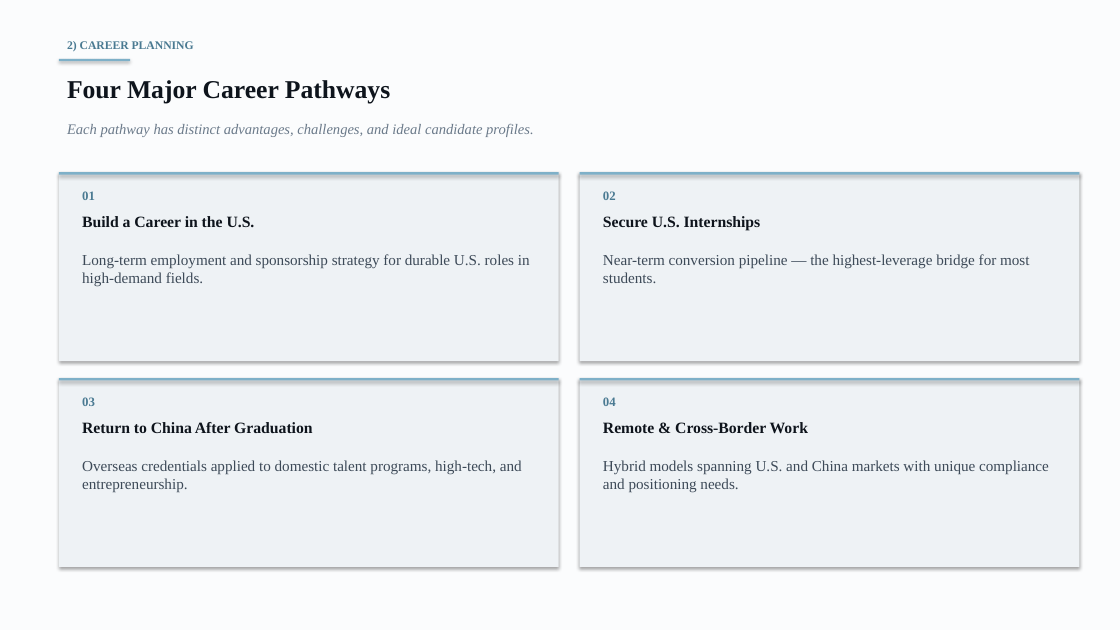
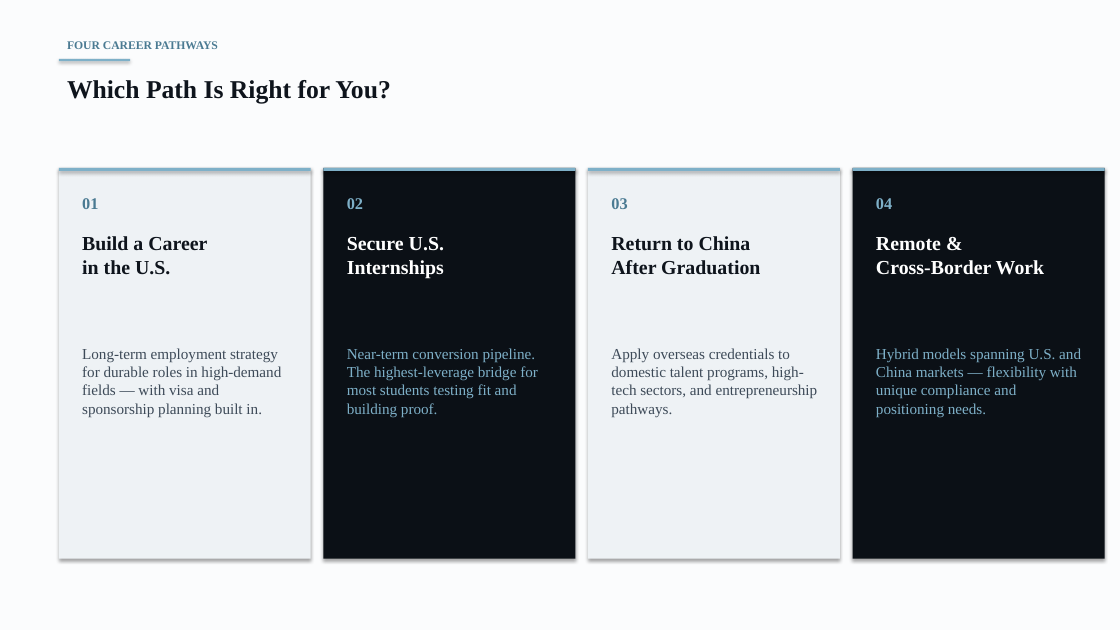
Before and after one commit to anthonyleedu/anthonyleedu, a slide deck: slide 4 of Heliospace_Company_And_Product_Overview.pptx (slide 8 before the commit). Drawn at 1120x630 pixels with LibreOffice and Linux fonts; fonts in the diff are those of the drawing. Boxes give left, top, right and bottom in pixels: in the first picture for what was removed or moved away, otherwise in the second. Text is boxed around its words. In the diff, an @@ line names an element or a change of style, - is before the commit and + after.

```diff
--- a/Heliospace_Company_And_Product_Overview.pptx
+++ b/Heliospace_Company_And_Product_Overview.pptx
@@ text at (x1=67, y1=41, x2=218, y2=49): text changed @@
-2) CAREER PLANNING
+FOUR CAREER PATHWAYS
@@ text at (x1=67, y1=80, x2=391, y2=104): text changed @@
-Four Major Career Pathways
+Which Path Is Right for You?
@@ text removed at (x1=67, y1=124, x2=534, y2=137) @@
-Each pathway has distinct advantages, challenges, and ideal candidate profiles.
@@ rectangle resized from (x1=59, y1=172, x2=559, y2=175) to (x1=59, y1=168, x2=311, y2=171) @@
@@ rectangle removed at (x1=59, y1=172, x2=559, y2=361) @@
@@ rectangle added at (x1=59, y1=168, x2=311, y2=559), fill #EEF2F5 @@
@@ rectangle resized from (x1=580, y1=172, x2=1080, y2=361) to (x1=323, y1=168, x2=576, y2=171) @@
@@ rectangle at (x1=323, y1=168, x2=576, y2=171): fill #EEF2F5 to #7EB0C8 @@
@@ rectangle added at (x1=323, y1=168, x2=576, y2=559), fill #0B1016 @@
@@ rectangle resized from (x1=580, y1=172, x2=1080, y2=175) to (x1=588, y1=168, x2=840, y2=171) @@
@@ rectangle added at (x1=588, y1=168, x2=840, y2=559), fill #EEF2F5 @@
@@ rectangle at (x1=853, y1=168, x2=1105, y2=171): fill #EEF2F5 to #7EB0C8 @@
@@ rectangle resized from (x1=580, y1=378, x2=1080, y2=567) to (x1=853, y1=168, x2=1105, y2=171) @@
@@ rectangle added at (x1=853, y1=168, x2=1105, y2=559), fill #0B1016 @@
@@ text "01" at (x1=82, y1=198, x2=98, y2=209): size 11 to 14 pt @@
@@ text "02" moved from (x1=603, y1=191, x2=616, y2=200) to (x1=347, y1=198, x2=363, y2=209) @@
@@ text "02" at (x1=347, y1=198, x2=363, y2=209): size 11 to 14 pt, text colour #4A7A92 to #7EB0C8 @@
@@ text "03" at (x1=611, y1=198, x2=627, y2=209): size 11 to 14 pt @@
@@ text "03" moved from (x1=82, y1=397, x2=95, y2=406) to (x1=611, y1=198, x2=627, y2=209) @@
@@ text "04" at (x1=876, y1=198, x2=892, y2=209): size 11 to 14 pt, text colour #4A7A92 to #7EB0C8 @@
@@ text "04" moved from (x1=603, y1=397, x2=616, y2=406) to (x1=876, y1=198, x2=892, y2=209) @@
@@ text at (x1=82, y1=236, x2=207, y2=275): text changed; size 13.5 to 17 pt @@
-Build a Career in the U.S.
+Build a Career
+in the U.S.
@@ text at (x1=347, y1=237, x2=444, y2=279): text changed; size 13.5 to 17 pt; text colour #0E141C to #FFFFFF @@
-Secure U.S. Internships
+Secure U.S.
+Internships
@@ text at (x1=611, y1=236, x2=760, y2=275): text changed; size 13.5 to 17 pt @@
-Return to China After Graduation
+Return to China
+After Graduation
@@ text at (x1=876, y1=237, x2=1045, y2=275): text changed; size 13.5 to 17 pt; text colour #0E141C to #FFFFFF @@
-Remote & Cross-Border Work
+Remote &
+Cross-Border Work
@@ text at (x1=82, y1=348, x2=281, y2=418): text changed @@
-Long-term employment and sponsorship strategy for durable U.S. roles in high-demand fields.
+Long-term employment strategy for durable roles in high-demand fields — with visa and sponsorship planning built in.
@@ text at (x1=347, y1=348, x2=538, y2=418): text changed; text colour #3D4A58 to #7EB0C8 @@
-Near-term conversion pipeline — the highest-leverage bridge for most students.
+Near-term conversion pipeline. The highest-leverage bridge for most students testing fit and building proof.
@@ text at (x1=611, y1=348, x2=818, y2=418): text changed @@
-Overseas credentials applied to domestic talent programs, high-tech, and entrepreneurship.
+Apply overseas credentials to domestic talent programs, high-tech sectors, and entrepreneurship pathways.
@@ text at (x1=876, y1=348, x2=1081, y2=418): text changed; text colour #3D4A58 to #7EB0C8 @@
-Hybrid models spanning U.S. and China markets with unique compliance and positioning needs.
+Hybrid models spanning U.S. and China markets — flexibility with unique compliance and positioning needs.
@@ rectangle removed at (x1=59, y1=378, x2=559, y2=567) @@
@@ rectangle removed at (x1=59, y1=378, x2=559, y2=381) @@
@@ rectangle removed at (x1=580, y1=378, x2=1080, y2=381) @@
```
Also in this commit, not shown: 11 slides added, 19 slides removed.
